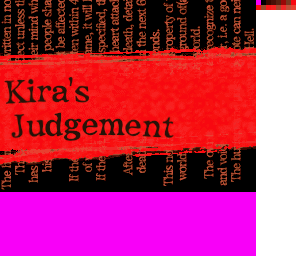
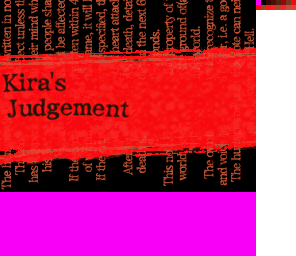
Layers edited between the first and the second w=296, h=256 image:
painted on "crooked text copy" over (x1=1, y1=71, x2=174, y2=141)
